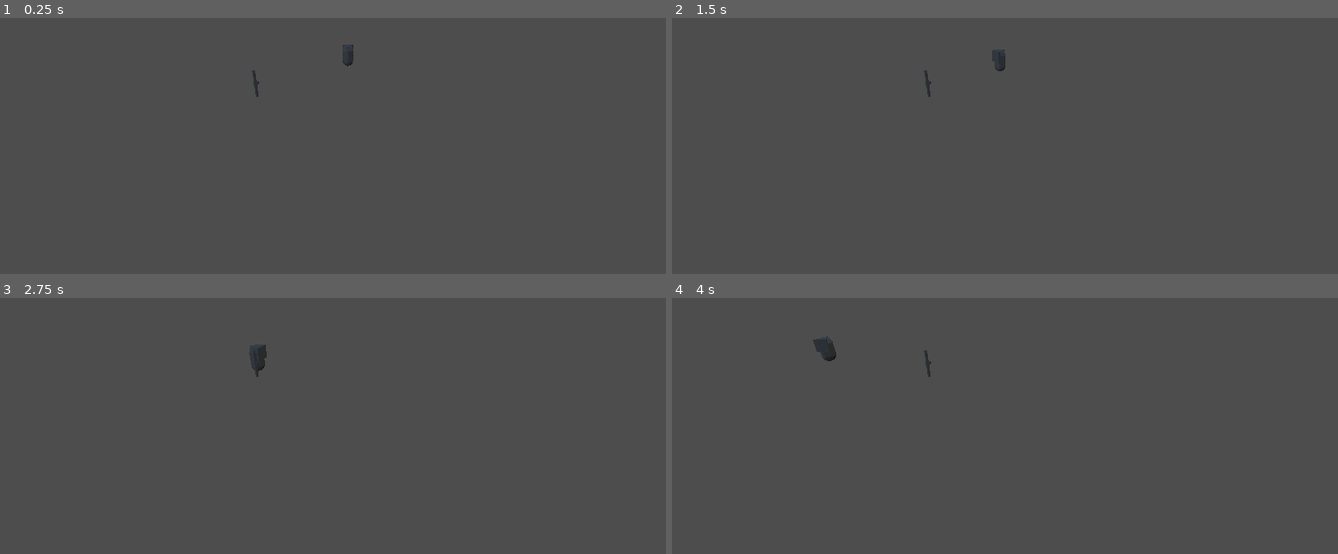
Above: before the commit, frames 1-4 (two rows, left to right).
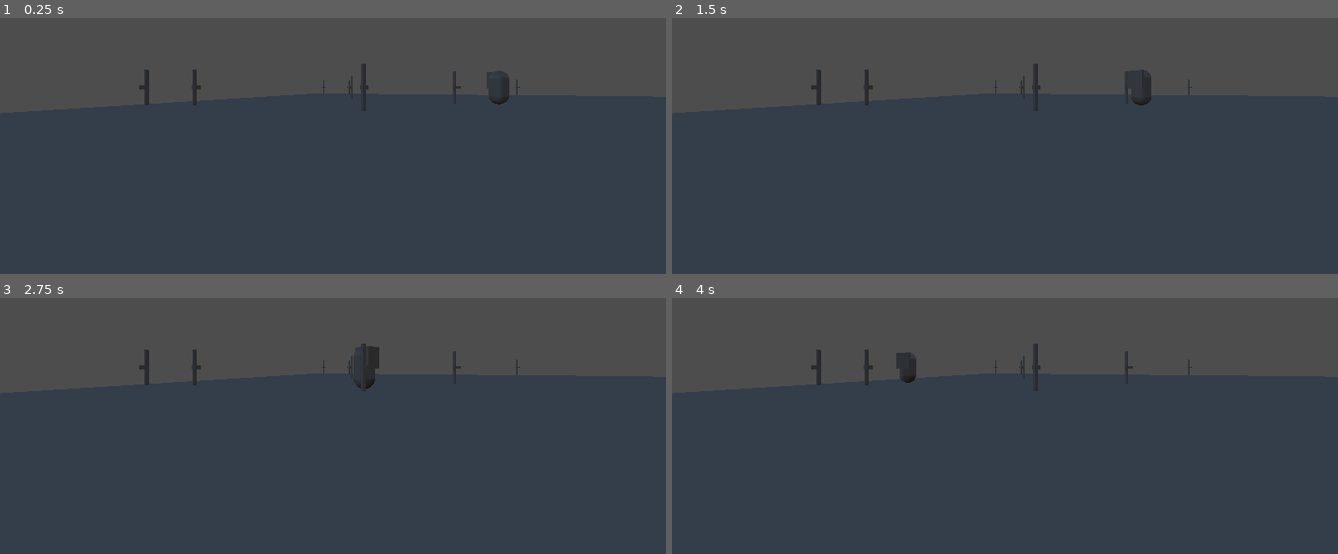
Above: after the commit, the same moments.

Repository: JeffKazuk/trail-cam-demo
Game: Godot game, scene res://main.tscn
Two runs of this game, one before a commit and one after it. Both use one fixed random seed, a clock stepped at 60 frames per second and the inputs below.
Inputs:
- Up to frame 1 (0.25 s): no input
- Up to frame 2 (1.5 s): tap Enter at 0.5 s; hold Right (ui_right) 0.53-1.28 s; tap Space at 1.25 s; hold Down (ui_down) from 1.28 s (still down)
- Up to frame 3 (2.75 s): release Down (ui_down) at 2.03 s; hold Right (ui_right) from 2.03 s (still down)
- Up to frame 4 (4 s): tap Enter at 2.75 s; release Right (ui_right) at 2.78 s; hold Up (ui_up) 2.78-3.53 s; hold Left (ui_left) from 3.53 s (still down)

The runs differ from the first frame. In frame 1, 69% of the frame differs, in the area x 0-100%, y 10-100%; in frame 2, 69%; in frame 3, 69%; in frame 4, 69%, in the area x 0-100%, y 14-100%.

Commit message:
Implement camera switching logic

Diff:
--- /dev/null
+++ b/camera_switcher.gd
@@ -0,0 +1,19 @@
+extends Node3D
+
+@onready var threshold = cos(deg_to_rad(Global.CAM_FOV) / 2)
+
+func _process(_delta):
+	var closest_cam
+	var dist_to_cam = 999999.99
+	for treecam in Global.tree_loc:
+		var dir_vec = Vector2(global_position.x - treecam["p"].x, global_position.z - treecam["p"].y)
+		var dir_norm = dir_vec.normalized()
+		var dot = dir_norm.x * treecam["rv"].x + dir_norm.y * treecam["rv"].y
+		# var thresh = cos(deg_to_rad(Global.CAM_FOV) / 2)
+		# print(dot >= threshold)
+		if dot >= threshold:
+			# print(dir_vec.length())
+			if dir_vec.length_squared() < dist_to_cam:
+				closest_cam = treecam
+	if closest_cam:
+		closest_cam["node"].get_node("Camera3D").make_current()
--- a/global.gd
+++ b/global.gd
@@ -1,3 +1,4 @@
 extends Node
 
+const CAM_FOV = 130
 var tree_loc = []
--- a/main.gd
+++ b/main.gd
@@ -5,7 +5,7 @@
 # Called when the node enters the scene tree for the first time.
 func _ready() -> void:
 	seed(1)
-	for _i in range(1):
+	for _i in range(15):
 		var loc = {}
 		loc["p"] = Vector2(randf_range(-20, 20), randf_range(-20, 20))
 		loc["r"] = randf_range(0, 2 * PI)
--- a/main.tscn
+++ b/main.tscn
@@ -12,6 +12,9 @@
 sky = SubResource("Sky_0xm2m")
 ambient_light_source = 3
 
+[sub_resource type="PlaneMesh" id="PlaneMesh_0xm2m"]
+size = Vector2(40, 40)
+
 [node name="main" type="Node3D"]
 script = ExtResource("1_ig7tw")
 
@@ -24,3 +27,6 @@
 [node name="Camera3D" type="Camera3D" parent="."]
 transform = Transform3D(1, 0, 0, 0, 0.9114679, 0.41137117, 0, -0.41137117, 0.9114679, -1.4170055, 7.762027, 22.340567)
 current = true
+
+[node name="MeshInstance3D" type="MeshInstance3D" parent="."]
+mesh = SubResource("PlaneMesh_0xm2m")
--- a/player.gd
+++ b/player.gd
@@ -20,10 +20,4 @@
 	if Input.is_action_pressed("ui_up"):
 		direction.z -= speed
 
-	global_position += direction.rotated(Vector3(0,1,0),rotation.y)
-
-func _process(_delta):
-	for treecam in Global.tree_loc:
-		var dir_vec = Vector2(position.x - treecam["p"].x,position.z - treecam["p"].y).normalized()
-		var dot = dir_vec.x * treecam["rv"].x + dir_vec.y * treecam["rv"].y
-		print(dot)
+	global_position += direction.rotated(Vector3(0, 1, 0), rotation.y)
--- a/player.tscn
+++ b/player.tscn
@@ -1,6 +1,7 @@
-[gd_scene load_steps=4 format=3 uid="uid://c3dc8fp7lubal"]
+[gd_scene load_steps=5 format=3 uid="uid://c3dc8fp7lubal"]
 
 [ext_resource type="Script" uid="uid://ckhabgfi2pc87" path="res://player.gd" id="1_4flbx"]
+[ext_resource type="Script" uid="uid://c158r548i8ecd" path="res://camera_switcher.gd" id="2_onrkg"]
 
 [sub_resource type="CapsuleMesh" id="CapsuleMesh_onrkg"]
 
@@ -16,3 +17,6 @@
 [node name="MeshInstance3D2" type="MeshInstance3D" parent="."]
 transform = Transform3D(-1, -8.742278e-08, 3.821371e-15, 0, -4.371139e-08, -1, 8.742278e-08, -1, 4.371139e-08, 0, 0.43810797, 0)
 mesh = SubResource("PrismMesh_4flbx")
+
+[node name="CameraSwitcher" type="Node3D" parent="."]
+script = ExtResource("2_onrkg")
Not shown, added: camera_switcher.gd.uid
Not shown: 1 places in main.tscn that only renumber resources
